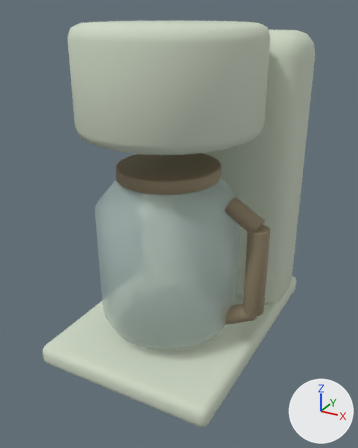
What one commit did to the glTF model public/models/furniture/filter-coffee-maker.glb.
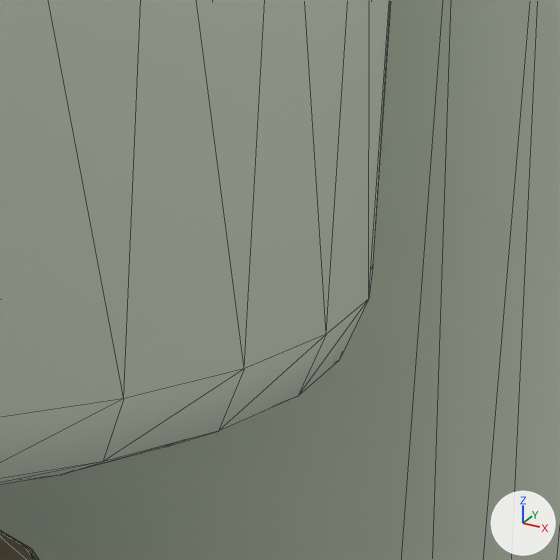
Each version appears first whole from a camera (50 mm lens) standing at (0.248, -0.473, 0.375) and looking at (-0.003, -0.018, 0.147), and next in a close-up on the part from 60% to 81% of the width and 19% to 36% of the height. The axes (+X, +Y, +Z) are drawn at lower right. The lights are the same throughout. The first two pictures are the older version. The close-ups show mesh edges as thin lines. Vertices at exactly the same position are counted once.

Objects in the first close-up: 'filter-coffee-maker'.
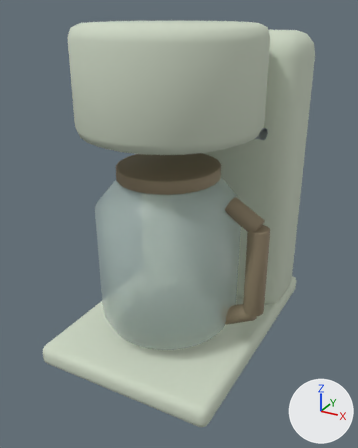
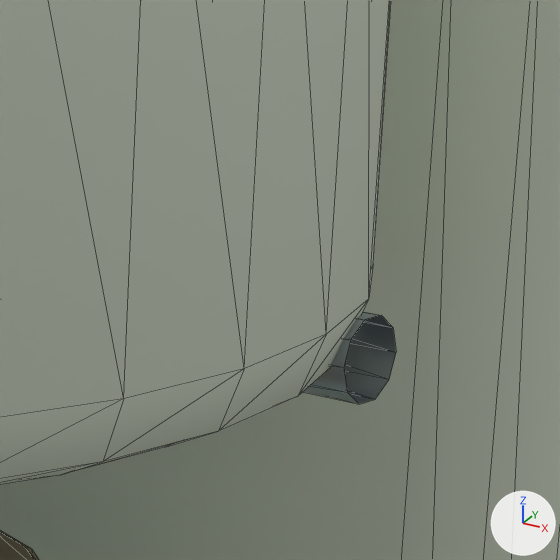
Where the change shows, as pixel boxes (x1, y1, x2, y2) in the close-ups (560 x 560 px):
part 1 of me_cube_911, added: after (303, 312, 396, 404)

Diff of the bpy script that builds the scene:
```diff
--- a/public/models/furniture/filter-coffee-maker.glb.py
+++ b/public/models/furniture/filter-coffee-maker.glb.py
@@ mat_display_markings @@
+mat_display_markings = principled_material('display-markings')
+mat_display_markings.base_color = (0.58, 0.75, 0.79)  # pale blue #c8e1e6
+mat_display_markings.roughness = 0.45
@@ mat_brushed_stainless_steel @@
+mat_brushed_stainless_steel = principled_material('brushed-stainless-steel')
+mat_brushed_stainless_steel.base_color = (0.43, 0.48, 0.52)  # light grey #afb8bf
+mat_brushed_stainless_steel.metallic = 0.78
+mat_brushed_stainless_steel.roughness = 0.32
@@ me_cube_911 @@
 # used by ob_filter_coffee_maker; location = (0.0, 0.0, 0.0)
-me_cube_911.from_pydata(...)  # 946 vertices, 1860 faces; spans x -0.11..0.11, y -0.15..0.15, z 0.0..0.36
+me_cube_911.from_pydata(...)  # 1014 vertices, 1952 faces; spans x -0.11..0.11, y -0.15..0.15, z 0.0..0.36
+# me_cube_911 part 1: a new loose piece of 20 vertices spanning x 0.053..0.09, y -0.015..0.006, z 0.253..0.265, in mat_brushed_stainless_steel (light grey #afb8bf)
+# other edits to the shape of me_cube_911 do not show in these pictures
 me_cube_911.materials.append(mat_variant_surface_001)
@@ me_cube_911 @@
 me_cube_911.materials.append(mat_pulls_and_controls)
+me_cube_911.materials.append(mat_display_markings)  # pale blue #c8e1e6
+me_cube_911.materials.append(mat_brushed_stainless_steel)  # light grey #afb8bf
```
